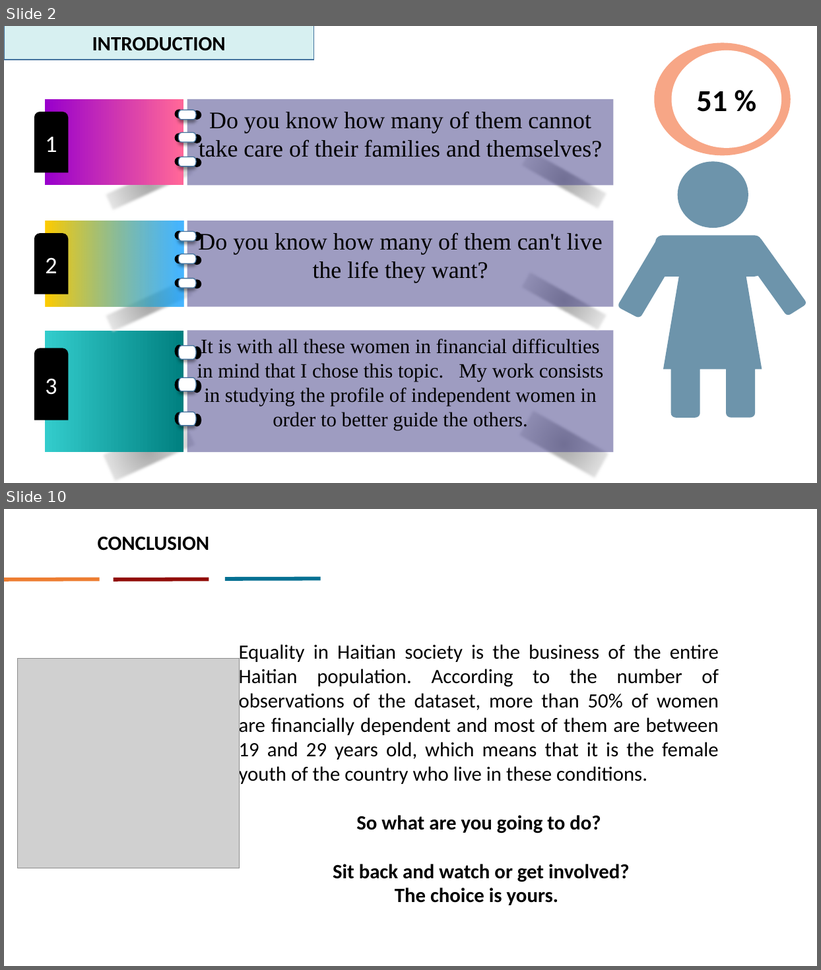
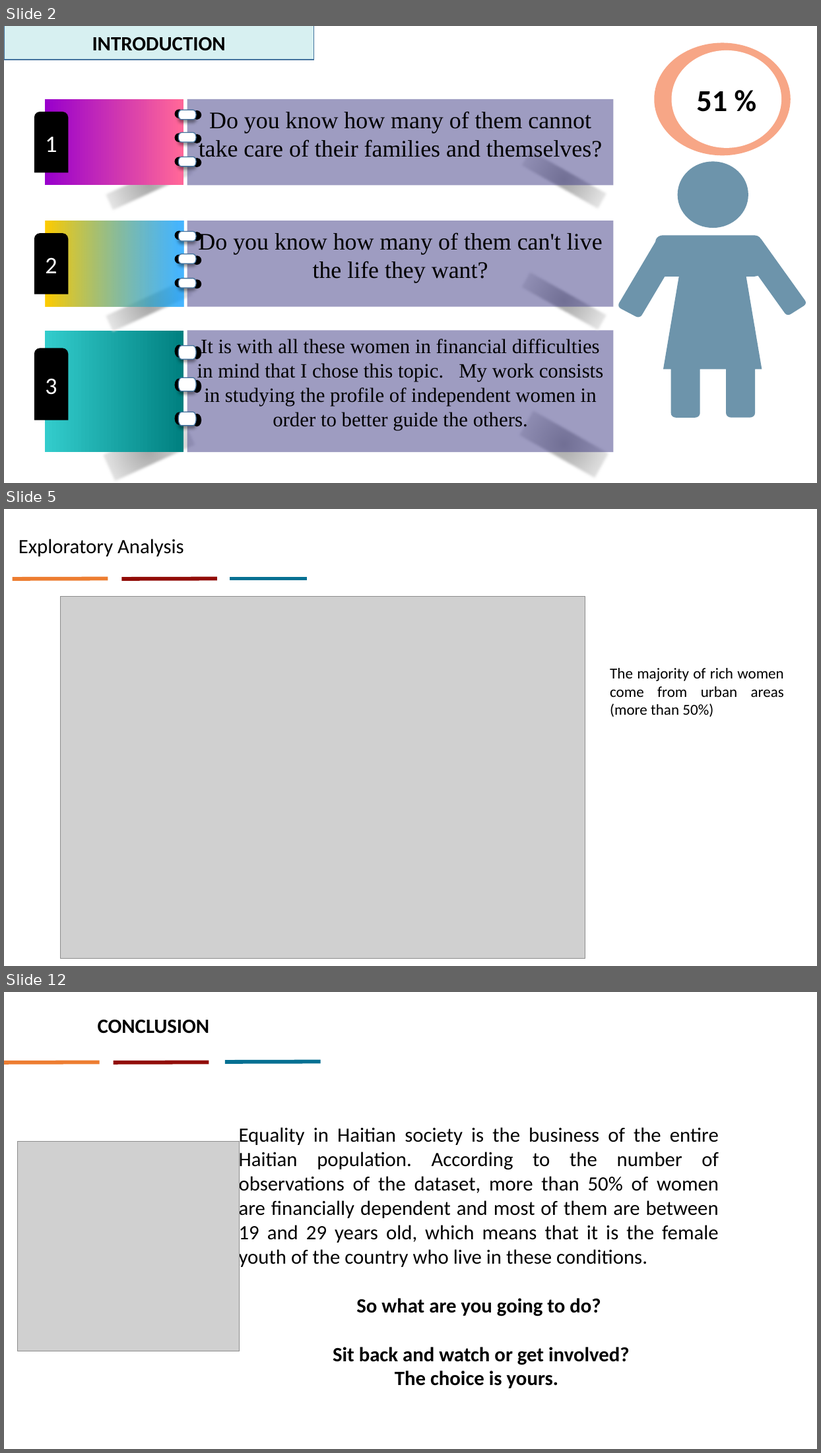
Before and after one commit to gothie348/Final-project, a slide deck: capstone prentation [Autosaved].pptx. Shown one above the other, each under a label of ours: slides 2 and 10 before the commit, slides 2, 5 and 12 after it; the slides between them are not shown. The pictures are 821x970 and 821x1453 pixels, drawn with LibreOffice and Linux fonts; fonts in the diff are those of the drawing; grey boxes stand for pictures; background and template pictures are left out. Boxes give left, top, right and bottom in pixels: in the first picture for what was removed or moved away, otherwise in the second. Text is boxed around its words. In the diff, an @@ line names an element or a change of style, - is before the commit and + after.

```diff
--- a/capstone prentation [Autosaved].pptx
+++ b/capstone prentation [Autosaved].pptx
@@ slide 5 added at (4, 509, 817, 966), background #FFFFFF @@
@@ text added at (19, 539, 184, 557), 24 pt, text #000000 @@
+Exploratory Analysis
@@ line added from (13, 579) to (108, 578), #ED7D31 4.5 pt @@
@@ line added from (121, 579) to (217, 578), #910C07 4.5 pt @@
@@ line added from (230, 578) to (307, 578), #057092 4.5 pt @@
@@ picture added at (60, 597, 585, 959) @@
@@ text added at (610, 668, 784, 717), 18 pt, text #000000 @@
+The majority of rich women come from urban areas (more than 50%)
@@ what was slide 10 is now slide 12 @@
```
Also in this commit, not shown: 8 slides changed, 1 other slide added.
